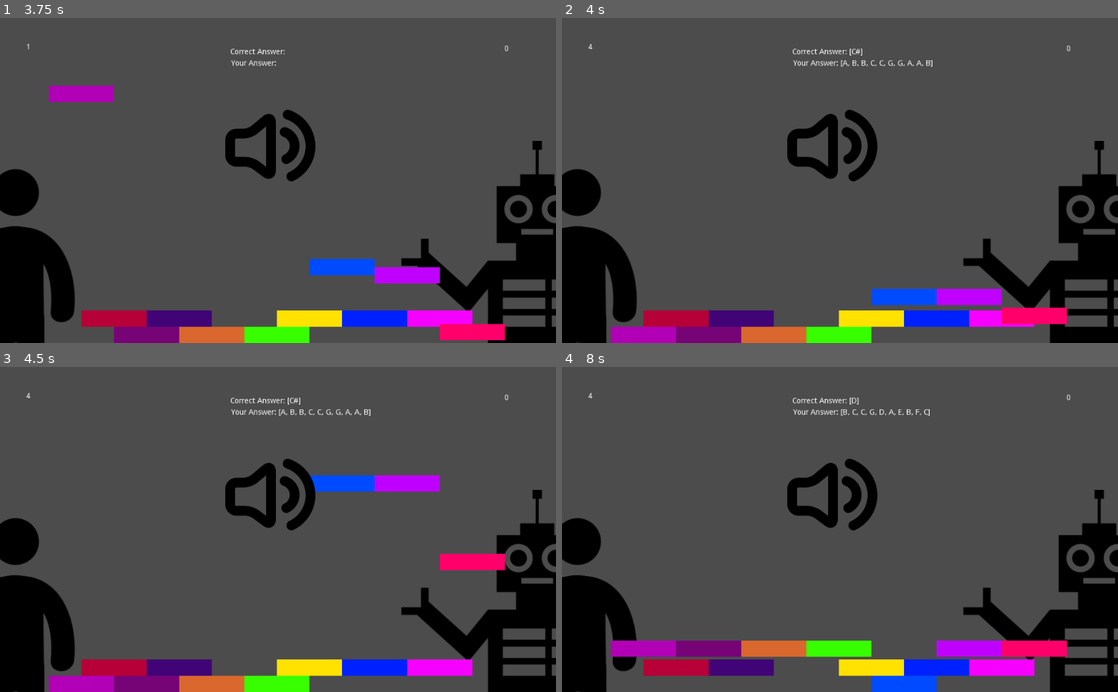
Above: before the commit, frames 1-4 (two rows, left to right).
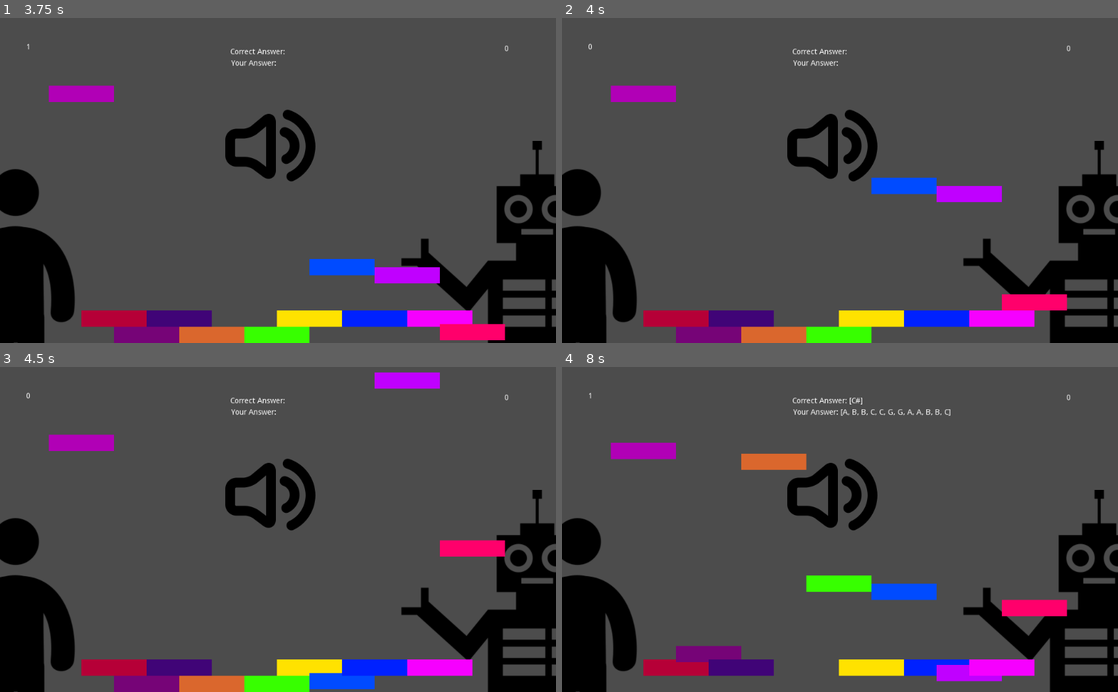
Above: after the commit, the same moments.

Repository: mdechdee/PerfectPitch
Game: Godot game, scene res://MainScene.tscn
Two runs of this game, one before a commit and one after it. Both use one fixed random seed, a clock stepped at 60 frames per second and the inputs below. Sound files missing from this copy of the repository are replaced by a short silence.
Inputs:
- Up to frame 1 (3.75 s): tap Enter at 0.5 s; tap H (A) at 0.6, 3.05, 3.6 s; tap J (B) at 0.8, 1.35 s; tap A (C) at 1.55, 2.1 s; tap G (G) at 2.3, 2.85 s
- Up to frame 2 (4 s): tap J (B) at 3.8 s
- Up to frame 3 (4.5 s): tap J (B) at 4.35 s
- Up to frame 4 (8 s): tap A (C) at 4.55, 5.1, 7.55 s; tap G (G) at 5.3 s; tap S (D) at 5.85 s; tap H (A) at 6.05 s; tap D (E) at 6.6 s; tap J (B) at 6.8 s; tap F (F) at 7.35 s

Frame 1 is identical in both runs. In frame 2, 4.8% of the frame differs, in the area x 4-91%, y 7-100%; in frame 3, 4.7%; in frame 4, 7.5%.

Commit message:
Improve bpm time

Diff:
--- a/OldMusician/MainScene.tscn
+++ b/OldMusician/MainScene.tscn
@@ -327,3 +327,4 @@
 [connection signal="note_played" from="PlayerNotePlayer" to="SpritesManager" method="_on_NotePlayer_note_played"]
 [connection signal="note_played" from="PlayerNotePlayer" to="." method="_on_NotePlayer_note_played"]
 [connection signal="finished" from="BGStreamPlayer" to="BGStreamPlayer" method="_on_BGStreamPlayer_finished"]
+[connection signal="timeout" from="Timer" to="." method="_on_Timer_timeout"]
--- a/OldMusician/StageManager.gd
+++ b/OldMusician/StageManager.gd
@@ -18,22 +18,9 @@
 	timer.connect("timeout", self, "_on_Timer_timeout")
 	quiz()
 	timer.start()
+	$BGStreamPlayer.play(5)
 
 func _process(delta):
-	if (timer.get_time_left() < 1.0):
-		if evaluation(answer):
-			$Score.text = str(int($Score.text) + 1)
-		$Label.text = str(0)
-		timer.stop()
-
-		$CorrectAnswer.text = str('Correct Answer: ', quiz)
-		$YourAnswer.text = str('Your Answer: ', answer)
-
-		quiz()
-		timer = get_node("Timer")
-		timer.set_wait_time(two_bar_sec)
-		#timer.connect("timeout", self, "_on_Timer_timeout")
-		timer.start()
 	if (timer.get_time_left() >= 0):
 		$Label.text = str(floor(timer.get_time_left()))
 
@@ -41,14 +28,14 @@
 	quiz = []
 	answer = []
 	var SM = $SpritesManager
-	for note in SM.note_to_sprite.keys():
-		SM.note_to_sprite[note].set_position(Vector2(SM.note_to_sprite[note].get_position().x, 0))
 	var b = ["C", "C#", "D", "D#", "E", "F", "F#", "G", "G#", "A", "A#", "B"]
 	for i in range(1):
 		var p = randi()%12
 		if !(b[p] in quiz):
 			quiz.append(b[p])
 			robot_note_player.play_note(b[p])
+	for note in SM.note_to_sprite.keys():
+		SM.note_to_sprite[note].set_position(Vector2(SM.note_to_sprite[note].get_position().x, 0))
 	print(quiz)
 
 func evaluation(answer):
@@ -62,3 +49,14 @@
 
 func _on_NotePlayer_note_played(note):
 	answer.append(note)
+
+
+func _on_Timer_timeout():
+	if evaluation(answer):
+		$Score.text = str(int($Score.text) + 1)
+	$Label.text = str(0)
+	$CorrectAnswer.text = str('Correct Answer: ', quiz)
+	$YourAnswer.text = str('Your Answer: ', answer)
+	quiz()
+	timer.set_wait_time(two_bar_sec)
+	timer.start()
